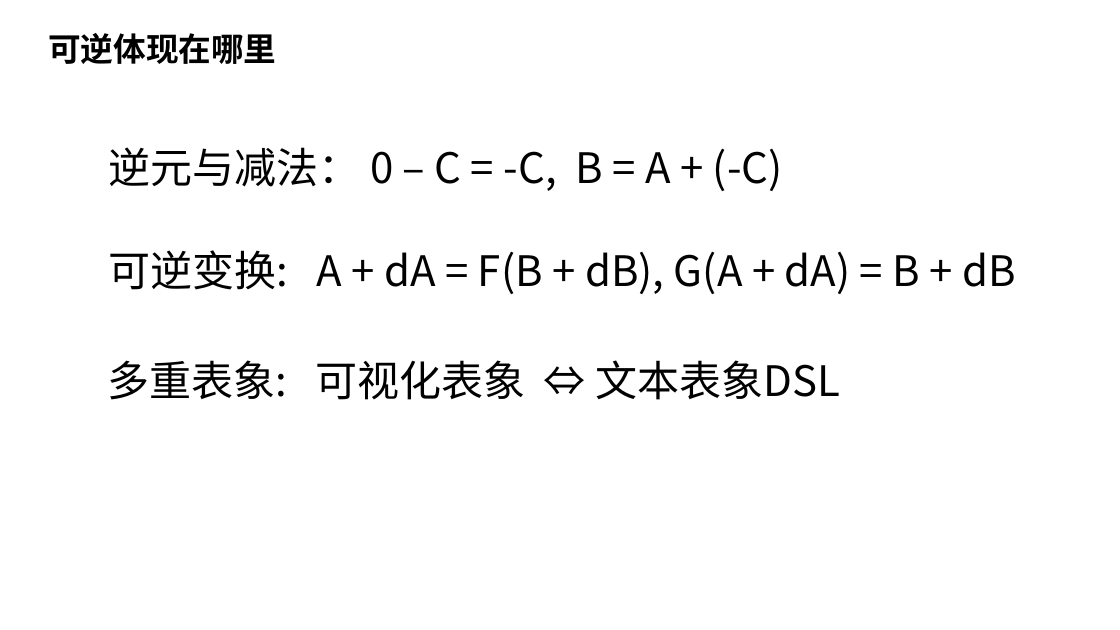
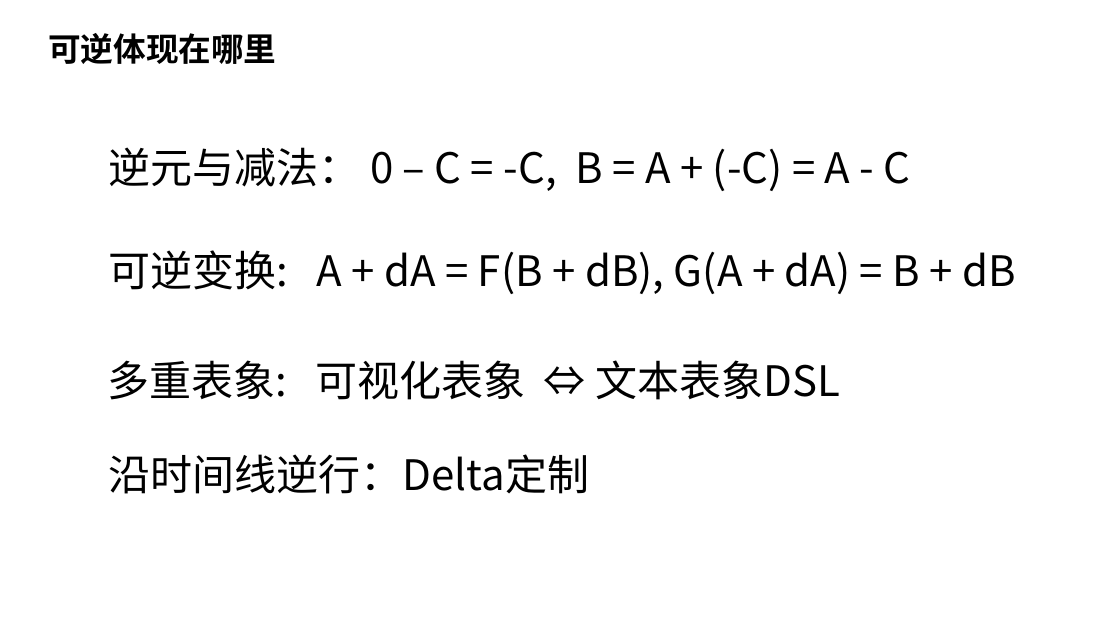
Before and after one commit to entropy-cloud/nop-entropy, a slide deck: slide 10 of docs/ppt/nop-platform.pptx. Drawn at 1120x630 pixels with LibreOffice and Linux fonts; fonts in the diff are those of the drawing. Boxes give left, top, right and bottom in pixels: in the first picture for what was removed or moved away, otherwise in the second. Text is boxed around its words. In the diff, an @@ line names an element or a change of style, - is before the commit and + after.

Commit message:
更新ppt

```diff
--- a/docs/ppt/nop-platform.pptx
+++ b/docs/ppt/nop-platform.pptx
@@ text at box(109, 147, 911, 191): text changed @@
-逆元与减法： 0 – C = -C, B = A + (-C)
+逆元与减法： 0 – C = -C, B = A + (-C) = A - C
@@ text added at box(109, 454, 590, 494), 36 pt, text #000000 @@
+沿时间线逆行：Delta定制
```
